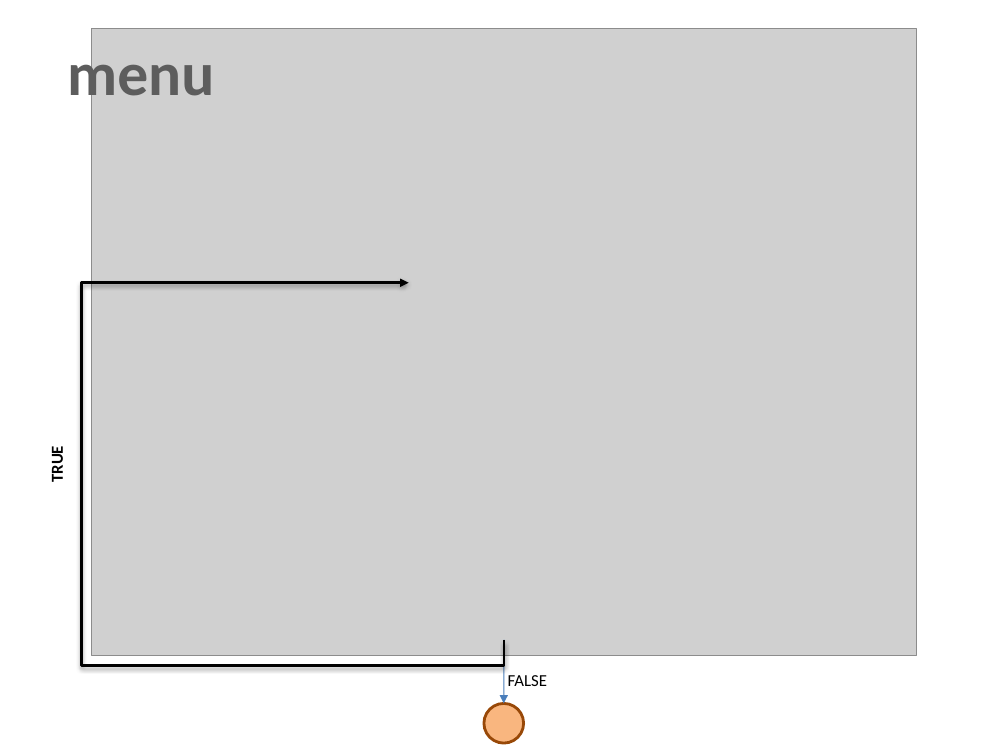
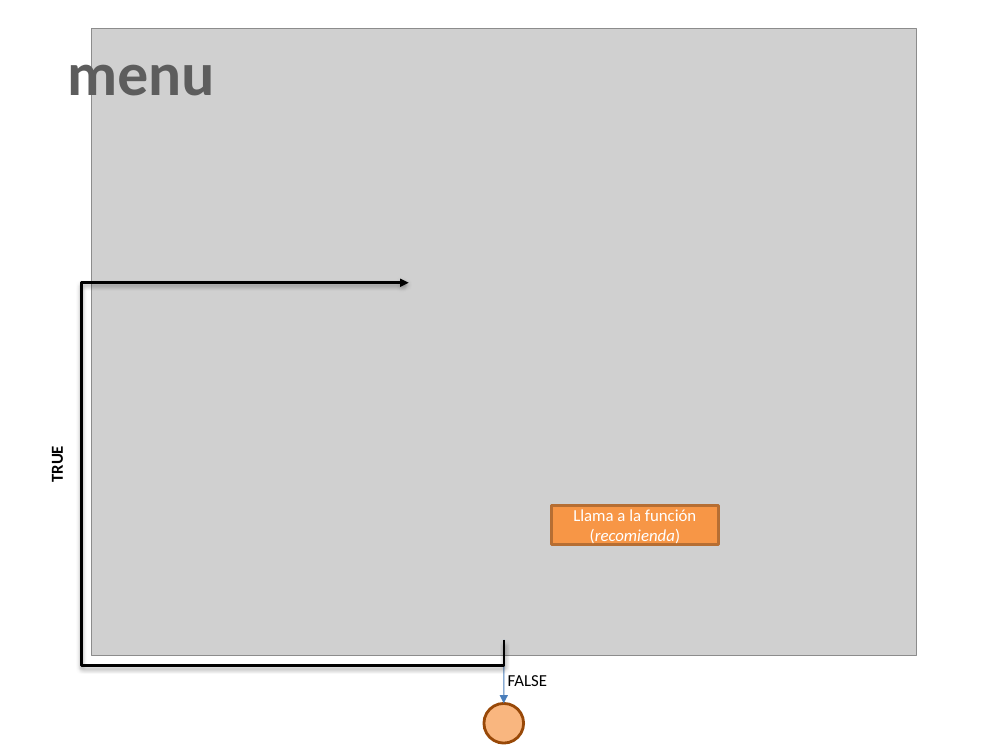
Before and after one commit to dj35/Proyecto-, a slide deck: slide 2 of Flujograma (2).pptx. Drawn at 1008x756 pixels with LibreOffice and Linux fonts; fonts in the diff are those of the drawing; grey boxes stand for pictures. Boxes give left, top, right and bottom in pixels: in the first picture for what was removed or moved away, otherwise in the second. Text is boxed around its words. In the diff, an @@ line names an element or a change of style, - is before the commit and + after.

```diff
--- a/Flujograma (2).pptx
+++ b/Flujograma (2).pptx
@@ rectangle added at box(551, 506, 718, 545), fill #F79646, outline #B76F34 2 pt, 12 pt, text #FFFFFF @@
+Llama a la función (recomienda)
```
Also in this commit, not shown: 1 other slide changed.
